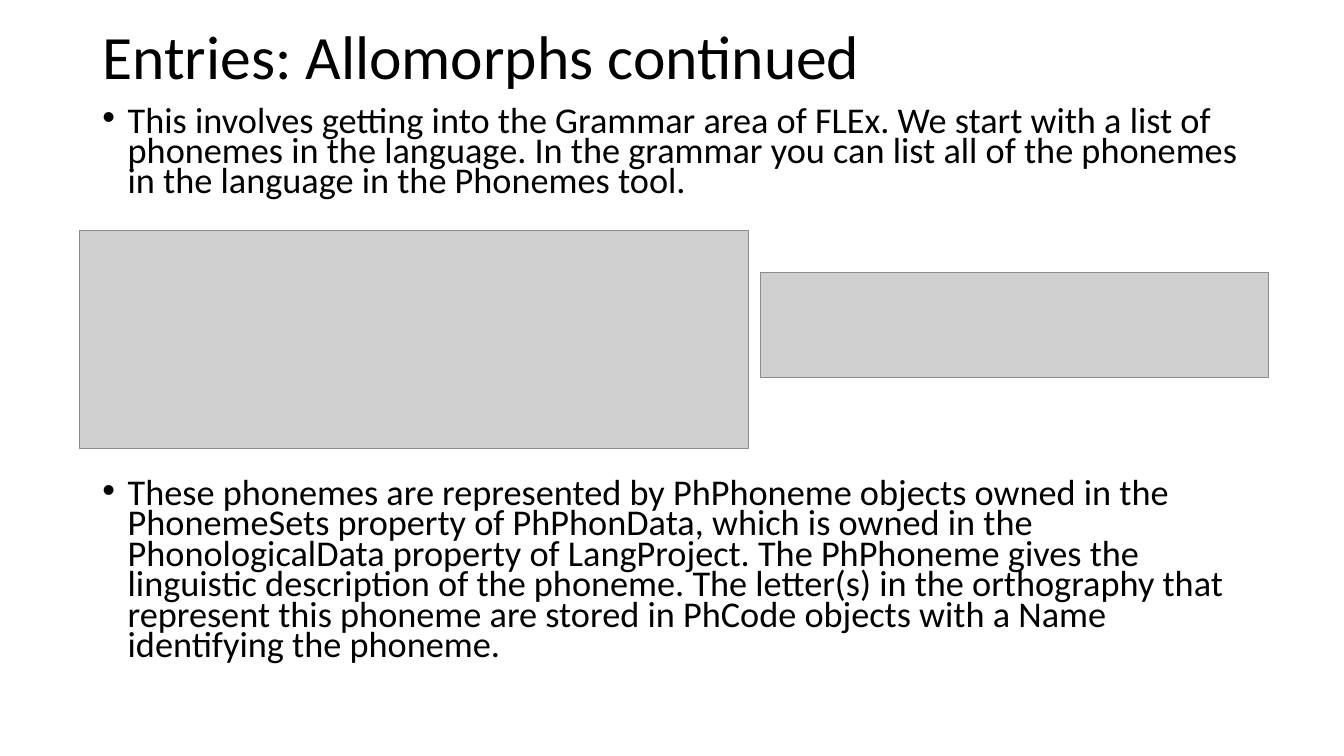
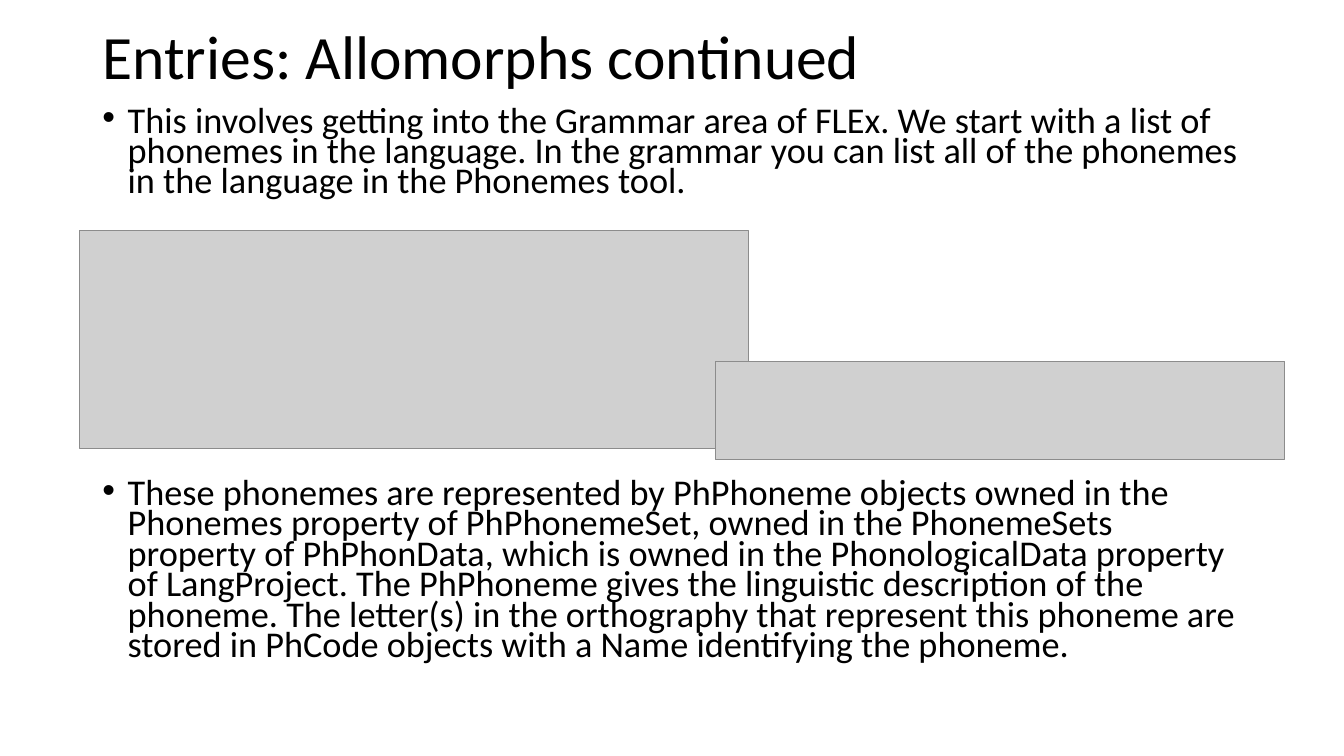
Before and after one commit to sillsdev/FwDocumentation, a slide deck: slide 15 of HelpResourcesSources/TechnicalNotes/FLEx 9.1 Conceptual Model - Lexicon model.pptx. Drawn at 1344x756 pixels with LibreOffice and Linux fonts; fonts in the diff are those of the drawing; grey boxes stand for pictures. Boxes give left, top, right and bottom in pixels: in the first picture for what was removed or moved away, otherwise in the second. Text is boxed around its words. In the diff, an @@ line names an element or a change of style, - is before the commit and + after.

Commit message:
Update to Flex9.1 documents
Made corrections two two diagrams and some associated text in docx,
odg, and pptx files

```diff
--- a/HelpResourcesSources/TechnicalNotes/FLEx 9.1 Conceptual Model - Lexicon model.pptx
+++ b/HelpResourcesSources/TechnicalNotes/FLEx 9.1 Conceptual Model - Lexicon model.pptx
@@ picture removed at (x1=761, y1=273, x2=1268, y2=378) @@
@@ picture added at (x1=716, y1=361, x2=1286, y2=459) @@
@@ text at (x1=128, y1=479, x2=1235, y2=664): text changed @@
-• These phonemes are represented by PhPhoneme objects owned in the PhonemeSets property of PhPhonData, which is owned in the PhonologicalData property of LangProject. The PhPhoneme gives the linguistic description of the phoneme. The letter(s) in the orthography that represent this phoneme are stored in PhCode objects with a Name identifying the phoneme.
+• These phonemes are represented by PhPhoneme objects owned in the Phonemes property of PhPhonemeSet, owned in the PhonemeSets property of PhPhonData, which is owned in the PhonologicalData property of LangProject. The PhPhoneme gives the linguistic description of the phoneme. The letter(s) in the orthography that represent this phoneme are stored in PhCode objects with a Name identifying the phoneme.
```
Also in this commit, not shown: 1 other slide changed, 2 other files.
